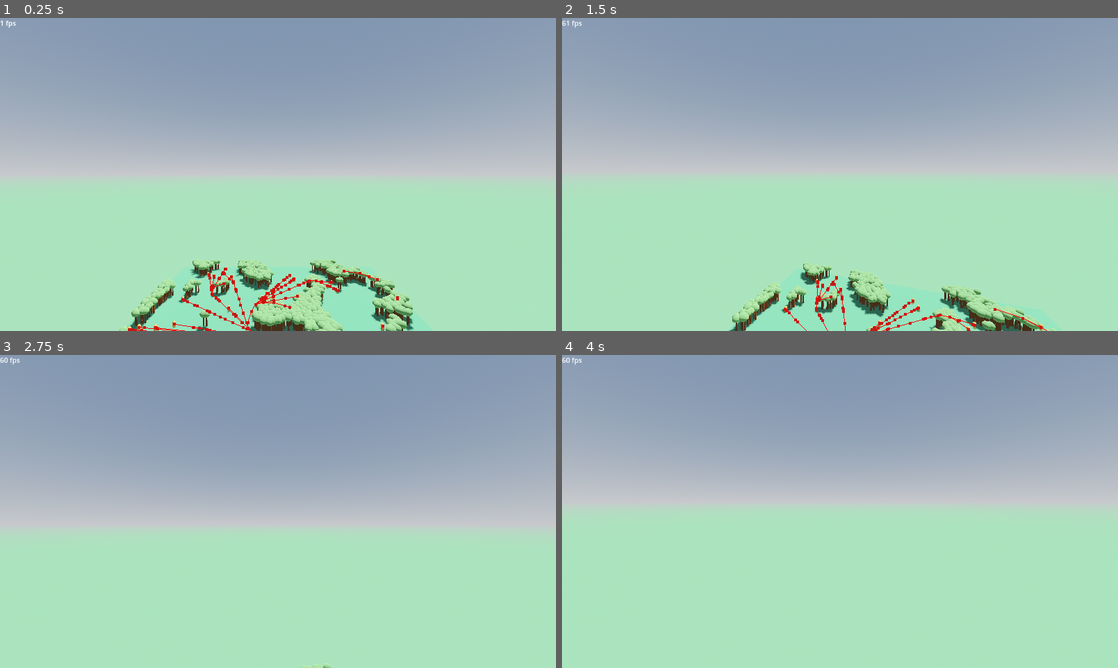
Above: before the commit, frames 1-4 (two rows, left to right).
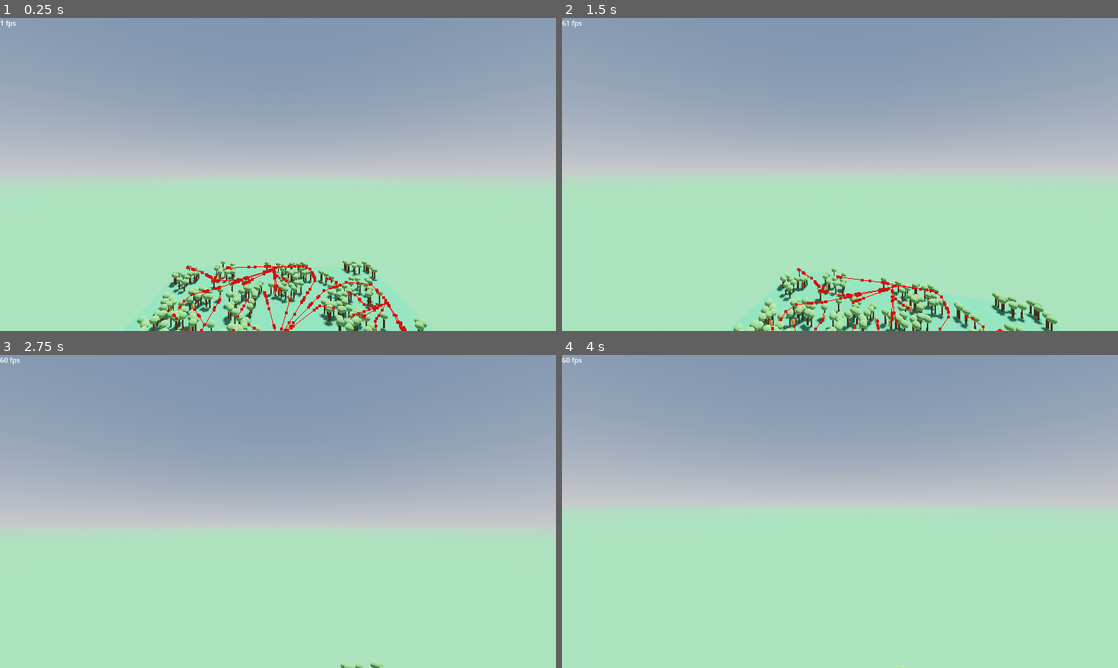
Above: after the commit, the same moments.

Repository: LyciaStenson/EcosystemSimulation
Game: Godot game, scene res://Scenes/Main.tscn
The game is run twice, just before and just after one commit, with the same random seed, the same clock (stepped at 60 frames per second) and the same inputs.
Inputs (mouse positions are in pixels of both pictures, inside the frame that each line leads up to):
- Up to frame 1 (0.25 s): no input
- Up to frame 2 (1.5 s): tap Enter at 0.5 s; move the mouse to (867, 174) at 0.52 s; hold W (MoveForward) from 0.53 s (still down); move the mouse to (812, 174) at 1.27 s
- Up to frame 3 (2.75 s): keep holding W (MoveForward); move the mouse to (289, 505) at 2.02 s
- Up to frame 4 (4 s): keep holding W (MoveForward); move the mouse to (834, 517) at 2.77 s; move the mouse to (878, 514) at 3.52 s

The runs differ from the first frame. In frame 1, 8.4% of the frame differs, in the area x 21-77%, y 77-100%; in frame 2, 6.7%; in frame 3, 0.1%; in frame 4, less than 0.1%.

Commit message:
Trees now use spawn number instead of probability

Diff:
--- a/Scenes/Main.tscn
+++ b/Scenes/Main.tscn
@@ -28,8 +28,7 @@
 
 [node name="EcosystemManager" parent="." instance=ExtResource("1_rktck")]
 prey_num = 50
-tree_threshold = 0.15
-tree_probability = 0.03
+tree_num = 500
 
 [node name="Ground" type="Node3D" parent="EcosystemManager"]
 transform = Transform3D(1, 0, 0, 0, 1, 0, 0, 0, 1, 0, -0.25, 0)
--- a/Scripts/EcosystemManager.gd
+++ b/Scripts/EcosystemManager.gd
@@ -2,8 +2,11 @@
 
 @export var predator_num : int
 @export var prey_num : int
-@export var tree_threshold : float
-@export_range(0, 1, 0.001) var tree_probability : float
+@export var tree_num : int
+#@export var tree_threshold : float
+#@export_range(0, 1, 0.001) var tree_probability : float
+
+@export var noise_threshold : float
 
 @export var predator_scene : PackedScene
 @export var prey_scene : PackedScene
@@ -16,7 +19,7 @@
 var tree_multimesh : MultiMeshInstance3D
 var leaves_multimesh : MultiMeshInstance3D
 
-var tree_positions : Array[Vector3]
+#var tree_positions : Array[Vector3]
 
 var high_positions : Array[Vector3]
 var low_positions : Array[Vector3]
@@ -53,9 +56,9 @@
 	for x in range(-240, 240):
 		for y in range(-240, 240):
 			var noise : float = fast_noise.get_noise_2d(x, y)
-			if noise > tree_threshold:
+			if noise > noise_threshold:
 				high_positions.append(Vector3(x / 10.0, 0.0, y / 10.0))
-			elif noise < tree_threshold:
+			elif noise < noise_threshold:
 				low_positions.append(Vector3(x / 10.0, 0.0, y / 10.0))
 
 func generate_water():
@@ -71,21 +74,16 @@
 	tree_multimesh.multimesh.transform_format = MultiMesh.TRANSFORM_3D
 	tree_multimesh.multimesh.mesh = tree_mesh
 
-	for x in range(-240, 240):
-		for y in range(-240, 240):
-			if fast_noise.get_noise_2d(x, y) > tree_threshold:
-				if (randf() > (1-tree_probability)):
-					tree_positions.append(Vector3(x / 10.0, 1, y / 10.0))
+	tree_multimesh.multimesh.instance_count = tree_num
+	leaves_multimesh.multimesh.instance_count = tree_num
 
-	tree_multimesh.multimesh.instance_count = tree_positions.size()
-	leaves_multimesh.multimesh.instance_count = tree_positions.size()
-
-	for i in tree_positions.size():
-		add_tree(i, tree_positions[i])
+	for i in tree_num:
+		var position_index : int = randi_range(0, low_positions.size() - 1)
+		add_tree(i, low_positions[position_index])
 
 	add_child(tree_multimesh)
 	add_child(leaves_multimesh)
 
 func add_tree(index : int, tree_pos : Vector3):
-	tree_multimesh.multimesh.set_instance_transform(index, Transform3D(Basis(), tree_pos))
-	leaves_multimesh.multimesh.set_instance_transform(index, Transform3D(Basis(), tree_pos + Vector3(0.0, 1.0, 0.0)))
+	tree_multimesh.multimesh.set_instance_transform(index, Transform3D(Basis(), tree_pos + Vector3.UP))
+	leaves_multimesh.multimesh.set_instance_transform(index, Transform3D(Basis(), tree_pos + Vector3.UP * 2))
